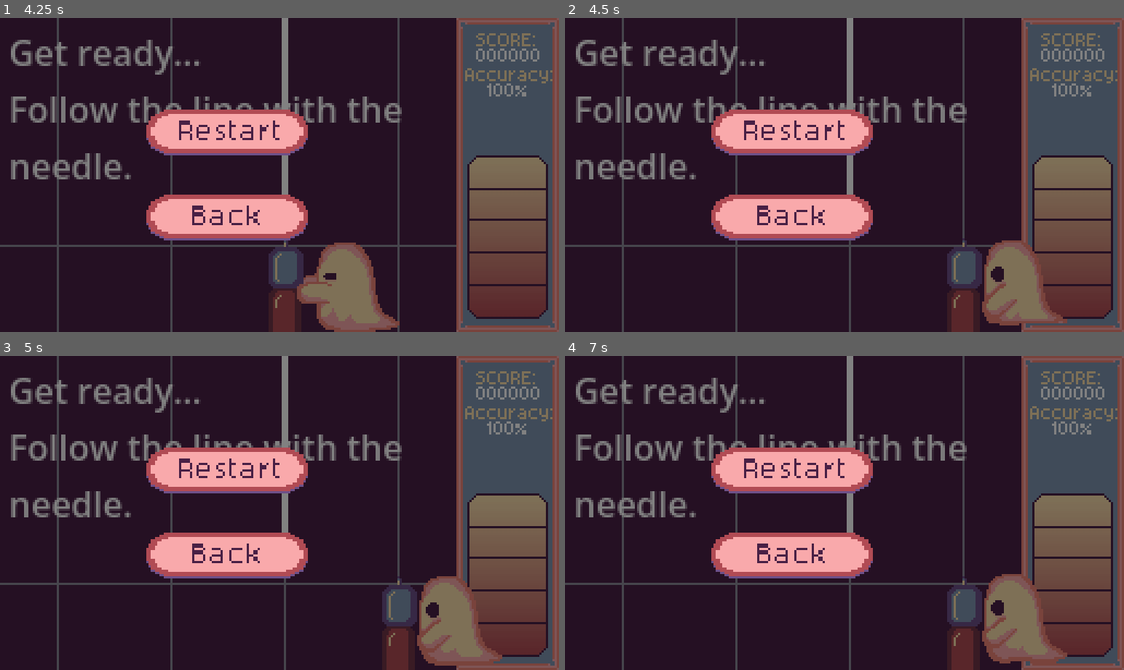
Above: before the commit, frames 1-4 (two rows, left to right).
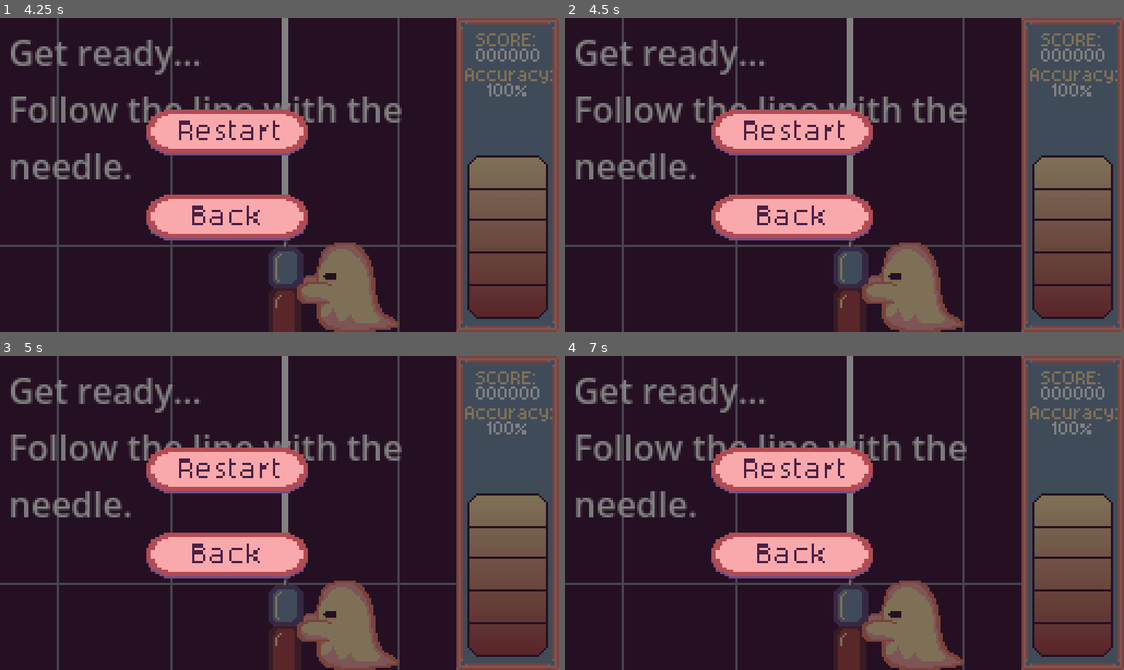
Above: after the commit, the same moments.

Repository: Arturilumae/Shapes
Game: Godot game, scene res://Scenes/MainMenu.tscn
Two runs of this game, one before a commit and one after it. Both use one fixed random seed, a clock stepped at 60 frames per second and the inputs below. Sound files missing from this copy of the repository are replaced by a short silence.
Inputs (mouse positions are in pixels of both pictures, inside the frame that each line leads up to):
- Up to frame 1 (4.25 s): click (447, 178) at 0.5 s; click "0" at 1.25 s; click "Restart" at 2 s; click "Restart" at 2.75 s; click "Restart" at 3.5 s
- Up to frame 2 (4.5 s): tap Enter (ui_accept) at 4.25 s; hold E (hop_right) from 4.28 s (still down)
- Up to frame 3 (5 s): keep holding E (hop_right); tap Enter (ui_accept) at 4.52 s
- Up to frame 4 (7 s): release E (hop_right) at 5.03 s; hold Q (hop_left) 5.03-5.78 s; tap Enter (ui_accept) at 5.27, 6.77 s; hold E (hop_right) from 5.78 s (still down)

Frame 1 is identical in both runs. In frame 2, 8.2% of the frame differs, in the area x 48-90%, y 70-100%; in frame 3, 8.3%; in frame 4, 8.3%.
Error after the commit: Cannot call method 'play' on a null value. (res://Scripts/player.gd:56)

Commit message:
added hop sound effect + glass break sfx

Diff:
--- a/shapes/Scenes/main.tscn
+++ b/shapes/Scenes/main.tscn
@@ -14,6 +14,7 @@
 [ext_resource type="Script" uid="uid://cdskmsw07xeq5" path="res://Scripts/playButton.gd" id="7_wsu2k"]
 [ext_resource type="Texture2D" uid="uid://cdb0ly7lqkwbx" path="res://Art/text.png" id="8_k12tt"]
 [ext_resource type="FontFile" uid="uid://oxkynrojvw1d" path="res://Art/aseprite.otf" id="8_ynf5e"]
+[ext_resource type="AudioStream" uid="uid://c5be46jjuhsnq" path="res://sfx/move.ogg" id="12_6iyac"]
 
 [sub_resource type="AtlasTexture" id="AtlasTexture_ynf5e"]
 atlas = ExtResource("2_jjvhh")
@@ -380,6 +381,11 @@
 animation = &"pull"
 centered = false
 
+[node name="MoveSound" type="AudioStreamPlayer" parent="Player" unique_id=2103384218]
+stream = ExtResource("12_6iyac")
+volume_db = -13.448
+pitch_scale = 0.66
+
 [node name="HealthBar" type="TextureProgressBar" parent="." unique_id=1184322789]
 unique_name_in_owner = true
 offset_left = 214.0
--- a/shapes/Scripts/player.gd
+++ b/shapes/Scripts/player.gd
@@ -20,7 +20,7 @@
 
 @onready var game = get_parent()
 @onready var noel: AnimatedSprite2D = $kalle
-
+@onready var movesound: AudioStreamPlayer = $MoveSound
 
 func _ready():
 	position = target_pos(lane)
@@ -50,8 +50,10 @@
 		start_move(1)
 	# Hüpe: kiire libisemine teisele rajale
 	elif event.is_action_pressed("hop_left"):
+		movesound.play()
 		hop(-1)
 	elif event.is_action_pressed("hop_right"):
+		movesound.play()
 		hop(1)
 
 
--- /dev/null
+++ b/shapes/levels/demo/chart_recorded_20261011_113649.json
@@ -0,0 +1,77 @@
+{
+  "title": "tuljak1",
+  "audio": "tuljak1.ogg",
+  "bpm": 93.0,
+  "offset": 0.604,
+  "notes": [
+    { "beat": 4.0, "lane": 1, "length": 0.25, "hop": true },
+    { "beat": 4.25, "lane": 2, "length": 1.0 },
+    { "beat": 5.25, "lane": 3, "length": 0.5 },
+    { "beat": 5.75, "lane": 2, "length": 0.5, "hop": true },
+    { "beat": 6.25, "lane": 1, "length": 0.5, "hop": true },
+    { "beat": 6.75, "lane": 2, "length": 1.25, "hop": true },
+    { "beat": 8.0, "lane": 3, "length": 0.75 },
+    { "beat": 8.75, "lane": 2, "length": 1.0 },
+    { "beat": 9.75, "lane": 1, "length": 0.75 },
+    { "beat": 10.5, "lane": 2, "length": 0.5, "hop": true },
+    { "beat": 11.0, "lane": 1, "length": 0.75, "hop": true },
+    { "beat": 11.75, "lane": 0, "length": 1.0 },
+    { "beat": 12.75, "lane": 1, "length": 0.5 },
+    { "beat": 13.25, "lane": 2, "length": 0.5, "hop": true },
+    { "beat": 13.75, "lane": 3, "length": 0.5, "hop": true },
+    { "beat": 14.25, "lane": 2, "length": 1.25, "hop": true },
+    { "beat": 15.5, "lane": 1, "length": 1.0 },
+    { "beat": 16.5, "lane": 2, "length": 0.75 },
+    { "beat": 17.25, "lane": 1, "length": 0.5, "hop": true },
+    { "beat": 17.75, "lane": 2, "length": 0.5, "hop": true },
+    { "beat": 18.25, "lane": 1, "length": 0.25, "hop": true },
+    { "beat": 18.5, "lane": 0, "length": 1.0, "hop": true },
+    { "beat": 19.5, "lane": 1, "length": 1.0 },
+    { "beat": 20.5, "lane": 2, "length": 0.75 },
+    { "beat": 21.25, "lane": 3, "length": 0.25, "hop": true },
+    { "beat": 21.5, "lane": 2, "length": 0.5, "hop": true },
+    { "beat": 22.0, "lane": 1, "length": 1.25, "hop": true },
+    { "beat": 23.25, "lane": 0, "length": 1.0 },
+    { "beat": 24.25, "lane": 1, "length": 0.75 },
+    { "beat": 25.0, "lane": 2, "length": 0.5, "hop": true },
+    { "beat": 25.5, "lane": 3, "length": 0.5, "hop": true },
+    { "beat": 26.0, "lane": 2, "length": 0.5, "hop": true },
+    { "beat": 26.5, "lane": 1, "length": 0.75, "hop": true },
+    { "beat": 27.25, "lane": 0, "length": 1.0 },
+    { "beat": 28.25, "lane": 1, "length": 0.75 },
+    { "beat": 29.0, "lane": 2, "length": 0.5, "hop": true },
+    { "beat": 29.5, "lane": 3, "length": 0.5, "hop": true },
+    { "beat": 30.0, "lane": 2, "length": 1.25, "hop": true },
+    { "beat": 31.25, "lane": 1, "length": 1.0 },
+    { "beat": 32.25, "lane": 0, "length": 1.0 },
+    { "beat": 33.25, "lane": 1, "length": 0.75 },
+    { "beat": 34.0, "lane": 2, "length": 1.25, "hop": true },
+    { "beat": 35.25, "lane": 3, "length": 1.25 },
+    { "beat": 36.5, "lane": 2, "length": 0.75 },
+    { "beat": 37.25, "lane": 1, "length": 1.0 },
+    { "beat": 38.25, "lane": 2, "length": 1.25 },
+    { "beat": 39.5, "lane": 3, "length": 1.0 },
+    { "beat": 40.5, "lane": 2, "length": 0.25 },
+    { "beat": 40.75, "lane": 1, "length": 0.5, "hop": true },
+    { "beat": 41.25, "lane": 2, "length": 1.25, "hop": true },
+    { "beat": 42.5, "lane": 3, "length": 1.0 },
+    { "beat": 43.5, "lane": 2, "length": 1.0 },
+    { "beat": 44.5, "lane": 1, "length": 1.0 },
+    { "beat": 45.5, "lane": 0, "length": 0.5 },
+    { "beat": 46.0, "lane": 1, "length": 1.5, "hop": true },
+    { "beat": 47.5, "lane": 2, "length": 1.0 },
+    { "beat": 48.5, "lane": 1, "length": 1.5 },
+    { "beat": 50.0, "lane": 2, "length": 1.5 },
+    { "beat": 51.5, "lane": 3, "length": 1.0 },
+    { "beat": 52.5, "lane": 2, "length": 0.5 },
+    { "beat": 53.0, "lane": 1, "length": 1.0, "hop": true },
+    { "beat": 54.0, "lane": 0, "length": 1.5, "hop": true },
+    { "beat": 55.5, "lane": 1, "length": 2.0 },
+    { "beat": 57.5, "lane": 2, "length": 1.75 },
+    { "beat": 59.25, "lane": 1, "length": 1.25, "hop": true },
+    { "beat": 60.5, "lane": 0, "length": 1.75, "hop": true },
+    { "beat": 62.25, "lane": 1, "length": 0.75 },
+    { "beat": 63.0, "lane": 2, "length": 0.5 },
+    { "beat": 63.5, "lane": 3, "length": 5.75 }
+  ]
+}
--- /dev/null
+++ b/shapes/levels/demo/chart_recorded_20261011_114403.json
@@ -0,0 +1,88 @@
+{
+  "title": "kaunimadlaulud",
+  "audio": "kaunimadlaulud.ogg",
+  "bpm": 93.0,
+  "offset": 0.604,
+  "notes": [
+    { "beat": 4.0, "lane": 2, "length": 0.5 },
+    { "beat": 4.5, "lane": 3, "length": 1.25, "hop": true },
+    { "beat": 5.75, "lane": 2, "length": 0.75, "hop": true },
+    { "beat": 6.5, "lane": 1, "length": 0.5, "hop": true },
+    { "beat": 7.0, "lane": 2, "length": 2.25, "hop": true },
+    { "beat": 9.25, "lane": 1, "length": 1.0 },
+    { "beat": 10.25, "lane": 0, "length": 1.0 },
+    { "beat": 11.25, "lane": 1, "length": 1.0 },
+    { "beat": 12.25, "lane": 2, "length": 0.5 },
+    { "beat": 12.75, "lane": 3, "length": 0.75, "hop": true },
+    { "beat": 13.5, "lane": 2, "length": 0.5, "hop": true },
+    { "beat": 14.0, "lane": 1, "length": 0.25, "hop": true },
+    { "beat": 14.25, "lane": 0, "length": 0.75, "hop": true },
+    { "beat": 15.0, "lane": 1, "length": 2.5, "hop": true },
+    { "beat": 17.5, "lane": 2, "length": 1.0 },
+    { "beat": 18.5, "lane": 3, "length": 1.0 },
+    { "beat": 19.5, "lane": 2, "length": 1.25 },
+    { "beat": 20.75, "lane": 1, "length": 0.75 },
+    { "beat": 21.5, "lane": 0, "length": 1.0, "hop": true },
+    { "beat": 22.5, "lane": 1, "length": 0.75, "hop": true },
+    { "beat": 23.25, "lane": 2, "length": 0.5, "hop": true },
+    { "beat": 23.75, "lane": 3, "length": 2.5, "hop": true },
+    { "beat": 26.25, "lane": 2, "length": 1.0 },
+    { "beat": 27.25, "lane": 1, "length": 1.0 },
+    { "beat": 28.25, "lane": 2, "length": 1.25 },
+    { "beat": 29.5, "lane": 3, "length": 1.25 },
+    { "beat": 30.75, "lane": 2, "length": 1.5 },
+    { "beat": 32.25, "lane": 1, "length": 1.5 },
+    { "beat": 33.75, "lane": 0, "length": 0.5 },
+    { "beat": 34.25, "lane": 1, "length": 0.75 },
+    { "beat": 35.0, "lane": 2, "length": 0.75 },
+    { "beat": 35.75, "lane": 3, "length": 3.0 },
+    { "beat": 38.75, "lane": 2, "length": 1.0 },
+    { "beat": 39.75, "lane": 1, "length": 1.0 },
+    { "beat": 40.75, "lane": 2, "length": 1.0 },
+    { "beat": 41.75, "lane": 3, "length": 1.0 },
+    { "beat": 42.75, "lane": 2, "length": 0.75, "hop": true },
+    { "beat": 43.5, "lane": 1, "length": 0.5, "hop": true },
+    { "beat": 44.0, "lane": 0, "length": 1.0, "hop": true },
+    { "beat": 45.0, "lane": 1, "length": 0.25, "hop": true },
+    { "beat": 45.25, "lane": 2, "length": 2.75, "hop": true },
+    { "beat": 48.0, "lane": 3, "length": 1.25 },
+    { "beat": 49.25, "lane": 2, "length": 1.0 },
+    { "beat": 50.25, "lane": 1, "length": 1.25 },
+    { "beat": 51.5, "lane": 0, "length": 1.0 },
+    { "beat": 52.5, "lane": 1, "length": 1.0, "hop": true },
+    { "beat": 53.5, "lane": 2, "length": 0.5, "hop": true },
+    { "beat": 54.0, "lane": 3, "length": 0.5, "hop": true },
+    { "beat": 54.5, "lane": 2, "length": 0.75, "hop": true },
+    { "beat": 55.25, "lane": 1, "length": 4.25, "hop": true },
+    { "beat": 59.5, "lane": 2, "length": 1.25 },
+    { "beat": 60.75, "lane": 3, "length": 1.0 },
+    { "beat": 61.75, "lane": 2, "length": 1.25 },
+    { "beat": 63.0, "lane": 1, "length": 1.25 },
+    { "beat": 64.25, "lane": 0, "length": 1.25 },
+    { "beat": 65.5, "lane": 1, "length": 1.0 },
+    { "beat": 66.5, "lane": 2, "length": 1.25 },
+    { "beat": 67.75, "lane": 3, "length": 1.25 },
+    { "beat": 69.0, "lane": 2, "length": 1.25 },
+    { "beat": 70.25, "lane": 1, "length": 1.25 },
+    { "beat": 71.5, "lane": 0, "length": 1.25 },
+    { "beat": 72.75, "lane": 1, "length": 1.25 },
+    { "beat": 74.0, "lane": 2, "length": 1.75, "hop": true },
+    { "beat": 75.75, "lane": 3, "length": 1.5, "hop": true },
+    { "beat": 77.25, "lane": 2, "length": 1.5, "hop": true },
+    { "beat": 78.75, "lane": 1, "length": 7.0, "hop": true },
+    { "beat": 85.75, "lane": 2, "length": 0.75 },
+    { "beat": 86.5, "lane": 3, "length": 1.25 },
+    { "beat": 87.75, "lane": 2, "length": 1.75 },
+    { "beat": 89.5, "lane": 1, "length": 0.75 },
+    { "beat": 90.25, "lane": 0, "length": 1.25 },
+    { "beat": 91.5, "lane": 1, "length": 0.75 },
+    { "beat": 92.25, "lane": 2, "length": 0.75 },
+    { "beat": 93.0, "lane": 3, "length": 0.5 },
+    { "beat": 93.5, "lane": 2, "length": 0.75 },
+    { "beat": 94.25, "lane": 1, "length": 0.75 },
+    { "beat": 95.0, "lane": 0, "length": 0.5 },
+    { "beat": 95.5, "lane": 1, "length": 0.5 },
+    { "beat": 96.0, "lane": 2, "length": 0.75 },
+    { "beat": 96.75, "lane": 3, "length": 6.0 }
+  ]
+}
--- /dev/null
+++ b/shapes/levels/demo/chart_recorded_20261011_120813.json
@@ -0,0 +1,83 @@
+{
+  "title": "kaunimadlaulud",
+  "audio": "kaunimadlaulud.ogg",
+  "bpm": 80.0,
+  "offset": 0.604,
+  "notes": [
+    { "beat": 4.0, "lane": 3, "length": 0.75, "hop": true },
+    { "beat": 4.75, "lane": 2, "length": 0.75, "hop": true },
+    { "beat": 5.5, "lane": 1, "length": 0.5, "hop": true },
+    { "beat": 6.0, "lane": 0, "length": 2.0, "hop": true },
+    { "beat": 8.0, "lane": 1, "length": 0.75 },
+    { "beat": 8.75, "lane": 2, "length": 1.0 },
+    { "beat": 9.75, "lane": 3, "length": 0.75 },
+    { "beat": 10.5, "lane": 2, "length": 0.5 },
+    { "beat": 11.0, "lane": 1, "length": 1.0, "hop": true },
+    { "beat": 12.0, "lane": 0, "length": 0.75, "hop": true },
+    { "beat": 12.75, "lane": 1, "length": 2.25, "hop": true },
+    { "beat": 15.0, "lane": 2, "length": 1.0 },
+    { "beat": 16.0, "lane": 3, "length": 1.0 },
+    { "beat": 17.0, "lane": 2, "length": 1.0 },
+    { "beat": 18.0, "lane": 1, "length": 0.5 },
+    { "beat": 18.5, "lane": 0, "length": 0.75, "hop": true },
+    { "beat": 19.25, "lane": 1, "length": 1.0, "hop": true },
+    { "beat": 20.25, "lane": 2, "length": 2.25, "hop": true },
+    { "beat": 22.5, "lane": 3, "length": 1.0 },
+    { "beat": 23.5, "lane": 2, "length": 1.0 },
+    { "beat": 24.5, "lane": 1, "length": 1.0 },
+    { "beat": 25.5, "lane": 2, "length": 1.0 },
+    { "beat": 26.5, "lane": 1, "length": 1.25 },
+    { "beat": 27.75, "lane": 0, "length": 1.25 },
+    { "beat": 29.0, "lane": 1, "length": 0.75 },
+    { "beat": 29.75, "lane": 2, "length": 0.5 },
+    { "beat": 30.25, "lane": 3, "length": 3.0 },
+    { "beat": 33.25, "lane": 2, "length": 0.75 },
+    { "beat": 34.0, "lane": 1, "length": 1.0 },
+    { "beat": 35.0, "lane": 2, "length": 0.75 },
+    { "beat": 35.75, "lane": 1, "length": 0.75 },
+    { "beat": 36.5, "lane": 0, "length": 1.0, "hop": true },
+    { "beat": 37.5, "lane": 1, "length": 1.25, "hop": true },
+    { "beat": 38.75, "lane": 2, "length": 2.75, "hop": true },
+    { "beat": 41.5, "lane": 3, "length": 0.75 },
+    { "beat": 42.25, "lane": 2, "length": 1.0 },
+    { "beat": 43.25, "lane": 1, "length": 1.0 },
+    { "beat": 44.25, "lane": 2, "length": 0.75 },
+    { "beat": 45.0, "lane": 3, "length": 0.75, "hop": true },
+    { "beat": 45.75, "lane": 2, "length": 0.5, "hop": true },
+    { "beat": 46.25, "lane": 1, "length": 0.75, "hop": true },
+    { "beat": 47.0, "lane": 0, "length": 0.5, "hop": true },
+    { "beat": 47.5, "lane": 1, "length": 0.75, "hop": true },
+    { "beat": 48.25, "lane": 2, "length": 0.5, "hop": true },
+    { "beat": 48.75, "lane": 3, "length": 2.5, "hop": true },
+    { "beat": 51.25, "lane": 2, "length": 1.0 },
+    { "beat": 52.25, "lane": 1, "length": 0.75 },
+    { "beat": 53.0, "lane": 2, "length": 1.0 },
+    { "beat": 54.0, "lane": 3, "length": 1.0 },
+    { "beat": 55.0, "lane": 2, "length": 1.25 },
+    { "beat": 56.25, "lane": 1, "length": 1.0 },
+    { "beat": 57.25, "lane": 0, "length": 1.0 },
+    { "beat": 58.25, "lane": 1, "length": 1.0 },
+    { "beat": 59.25, "lane": 2, "length": 1.25 },
+    { "beat": 60.5, "lane": 1, "length": 0.75 },
+    { "beat": 61.25, "lane": 2, "length": 1.25 },
+    { "beat": 62.5, "lane": 1, "length": 1.25 },
+    { "beat": 63.75, "lane": 2, "length": 1.5, "hop": true },
+    { "beat": 65.25, "lane": 3, "length": 0.75, "hop": true },
+    { "beat": 66.0, "lane": 2, "length": 1.5, "hop": true },
+    { "beat": 67.5, "lane": 1, "length": 1.0, "hop": true },
+    { "beat": 68.5, "lane": 0, "length": 4.75 },
+    { "beat": 73.25, "lane": 1, "length": 1.0 },
+    { "beat": 74.25, "lane": 2, "length": 1.5 },
+    { "beat": 75.75, "lane": 3, "length": 1.0 },
+    { "beat": 76.75, "lane": 2, "length": 0.75, "hop": true },
+    { "beat": 77.5, "lane": 1, "length": 1.25, "hop": true },
+    { "beat": 78.75, "lane": 2, "length": 1.5, "hop": true },
+    { "beat": 80.25, "lane": 3, "length": 0.75 },
+    { "beat": 81.0, "lane": 2, "length": 0.75 },
+    { "beat": 81.75, "lane": 1, "length": 0.5 },
+    { "beat": 82.25, "lane": 0, "length": 1.5 },
+    { "beat": 83.75, "lane": 1, "length": 0.5 },
+    { "beat": 84.25, "lane": 2, "length": 0.75 },
+    { "beat": 85.0, "lane": 3, "length": 1.0 }
+  ]
+}
--- /dev/null
+++ b/shapes/levels/demo/chart_recorded_20261011_121100.json
@@ -0,0 +1,88 @@
+{
+  "title": "kaunimadlaulud",
+  "audio": "kaunimadlaulud.ogg",
+  "bpm": 80.0,
+  "offset": 0.604,
+  "notes": [
+    { "beat": 4.0, "lane": 3, "length": 1.0, "hop": true },
+    { "beat": 5.0, "lane": 2, "length": 0.5, "hop": true },
+    { "beat": 5.5, "lane": 1, "length": 0.5, "hop": true },
+    { "beat": 6.0, "lane": 2, "length": 2.0, "hop": true },
+    { "beat": 8.0, "lane": 1, "length": 1.0 },
+    { "beat": 9.0, "lane": 0, "length": 0.75 },
+    { "beat": 9.75, "lane": 1, "length": 0.75 },
+    { "beat": 10.5, "lane": 2, "length": 0.75 },
+    { "beat": 11.25, "lane": 3, "length": 0.25, "hop": true },
+    { "beat": 11.5, "lane": 2, "length": 0.5, "hop": true },
+    { "beat": 12.0, "lane": 1, "length": 0.25, "hop": true },
+    { "beat": 12.25, "lane": 0, "length": 0.5, "hop": true },
+    { "beat": 12.75, "lane": 1, "length": 2.25, "hop": true },
+    { "beat": 15.0, "lane": 2, "length": 1.0 },
+    { "beat": 16.0, "lane": 3, "length": 1.0 },
+    { "beat": 17.0, "lane": 2, "length": 0.75 },
+    { "beat": 17.75, "lane": 1, "length": 0.75 },
+    { "beat": 18.5, "lane": 2, "length": 1.25, "hop": true },
+    { "beat": 19.75, "lane": 1, "length": 0.25 },
+    { "beat": 20.0, "lane": 2, "length": 0.5, "hop": true },
+    { "beat": 20.5, "lane": 3, "length": 2.25, "hop": true },
+    { "beat": 22.75, "lane": 2, "length": 0.75 },
+    { "beat": 23.5, "lane": 1, "length": 1.0 },
+    { "beat": 24.5, "lane": 2, "length": 1.0 },
+    { "beat": 25.5, "lane": 1, "length": 1.0 },
+    { "beat": 26.5, "lane": 0, "length": 1.0 },
+    { "beat": 27.5, "lane": 1, "length": 0.5 },
+    { "beat": 28.0, "lane": 2, "length": 0.75 },
+    { "beat": 28.75, "lane": 3, "length": 0.75 },
+    { "beat": 29.5, "lane": 2, "length": 0.5 },
+    { "beat": 30.0, "lane": 1, "length": 0.75 },
+    { "beat": 30.75, "lane": 0, "length": 2.25 },
+    { "beat": 33.0, "lane": 1, "length": 1.0, "hop": true },
+    { "beat": 34.0, "lane": 2, "length": 0.75, "hop": true },
+    { "beat": 34.75, "lane": 3, "length": 1.25, "hop": true },
+    { "beat": 36.0, "lane": 2, "length": 0.75 },
+    { "beat": 36.75, "lane": 1, "length": 1.0, "hop": true },
+    { "beat": 37.75, "lane": 2, "length": 1.0, "hop": true },
+    { "beat": 38.75, "lane": 3, "length": 2.75, "hop": true },
+    { "beat": 41.5, "lane": 2, "length": 0.75 },
+    { "beat": 42.25, "lane": 1, "length": 1.0 },
+    { "beat": 43.25, "lane": 0, "length": 1.25 },
+    { "beat": 44.5, "lane": 1, "length": 0.75 },
+    { "beat": 45.25, "lane": 2, "length": 0.75, "hop": true },
+    { "beat": 46.0, "lane": 3, "length": 0.5, "hop": true },
+    { "beat": 46.5, "lane": 2, "length": 0.5, "hop": true },
+    { "beat": 47.0, "lane": 1, "length": 0.75, "hop": true },
+    { "beat": 47.75, "lane": 0, "length": 3.5, "hop": true },
+    { "beat": 51.25, "lane": 1, "length": 1.0 },
+    { "beat": 52.25, "lane": 2, "length": 1.0 },
+    { "beat": 53.25, "lane": 3, "length": 1.0 },
+    { "beat": 54.25, "lane": 2, "length": 1.25 },
+    { "beat": 55.5, "lane": 1, "length": 1.0 },
+    { "beat": 56.5, "lane": 0, "length": 1.0 },
+    { "beat": 57.5, "lane": 1, "length": 1.0 },
+    { "beat": 58.5, "lane": 2, "length": 1.0 },
+    { "beat": 59.5, "lane": 3, "length": 1.0 },
+    { "beat": 60.5, "lane": 2, "length": 1.0 },
+    { "beat": 61.5, "lane": 3, "length": 1.25 },
+    { "beat": 62.75, "lane": 2, "length": 1.25 },
+    { "beat": 64.0, "lane": 1, "length": 1.25 },
+    { "beat": 65.25, "lane": 0, "length": 1.0 },
+    { "beat": 66.25, "lane": 1, "length": 0.5 },
+    { "beat": 66.75, "lane": 2, "length": 0.75 },
+    { "beat": 67.5, "lane": 3, "length": 0.5 },
+    { "beat": 68.0, "lane": 2, "length": 0.75 },
+    { "beat": 68.75, "lane": 1, "length": 0.75 },
+    { "beat": 69.5, "lane": 0, "length": 4.0 },
+    { "beat": 73.5, "lane": 1, "length": 1.0 },
+    { "beat": 74.5, "lane": 2, "length": 1.25 },
+    { "beat": 75.75, "lane": 3, "length": 1.0 },
+    { "beat": 76.75, "lane": 2, "length": 0.75, "hop": true },
+    { "beat": 77.5, "lane": 1, "length": 1.0, "hop": true },
+    { "beat": 78.5, "lane": 0, "length": 0.5, "hop": true },
+    { "beat": 79.0, "lane": 1, "length": 1.0 },
+    { "beat": 80.0, "lane": 2, "length": 1.0 },
+    { "beat": 81.0, "lane": 3, "length": 0.75 },
+    { "beat": 81.75, "lane": 2, "length": 0.75 },
+    { "beat": 82.5, "lane": 1, "length": 0.5 },
+    { "beat": 83.0, "lane": 0, "length": 5.25 }
+  ]
+}
--- /dev/null
+++ b/shapes/levels/demo/chart_recorded_20261011_122041.json
@@ -0,0 +1,30 @@
+{
+  "title": "kaunimadlaulud",
+  "audio": "kaunimadlaulud.ogg",
+  "bpm": 80.0,
+  "offset": 0.604,
+  "notes": [
+    { "beat": 0.0, "lane": 2, "length": 1.0 },
+    { "beat": 1.0, "lane": 3, "length": 0.75 },
+    { "beat": 1.75, "lane": 2, "length": 0.5 },
+    { "beat": 2.25, "lane": 1, "length": 1.0, "hop": true },
+    { "beat": 3.25, "lane": 2, "length": 1.0, "hop": true },
+    { "beat": 4.25, "lane": 3, "length": 0.75, "hop": true },
+    { "beat": 5.0, "lane": 2, "length": 0.5, "hop": true },
+    { "beat": 5.5, "lane": 1, "length": 0.5, "hop": true },
+    { "beat": 6.0, "lane": 2, "length": 1.75, "hop": true },
+    { "beat": 7.75, "lane": 1, "length": 0.75, "hop": true },
+    { "beat": 8.5, "lane": 2, "length": 0.25, "hop": true },
+    { "beat": 8.75, "lane": 1, "length": 0.25, "hop": true },
+    { "beat": 9.0, "lane": 2, "length": 0.5, "hop": true },
+    { "beat": 9.5, "lane": 3, "length": 0.5, "hop": true },
+    { "beat": 10.0, "lane": 2, "length": 0.25, "hop": true },
+    { "beat": 10.25, "lane": 1, "length": 0.5, "hop": true },
+    { "beat": 10.75, "lane": 0, "length": 0.5, "hop": true },
+    { "beat": 11.25, "lane": 1, "length": 0.25, "hop": true },
+    { "beat": 11.5, "lane": 0, "length": 0.5, "hop": true },
+    { "beat": 12.0, "lane": 1, "length": 0.5, "hop": true },
+    { "beat": 12.5, "lane": 0, "length": 0.25, "hop": true },
+    { "beat": 12.75, "lane": 1, "length": 1.25, "hop": true }
+  ]
+}
Not shown, added: shapes/sfx/glassbreak.ogg.import
Not shown, added: shapes/sfx/move.ogg.import
Not shown, added: shapes/sfx/slide.ogg.import
Not shown, added: shapes/sfx/glassbreak.ogg
Not shown, added: shapes/sfx/move.ogg
Not shown, added: shapes/sfx/slide.ogg
